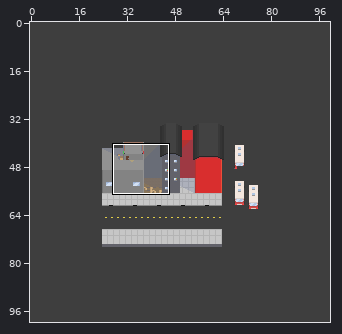
One commit to this Tiled map: Chef Engine/Chef Engine/RefferenceMap.tmx. Above, an overview of the earlier version with the close-up marked.
Close-up. First the earlier version:
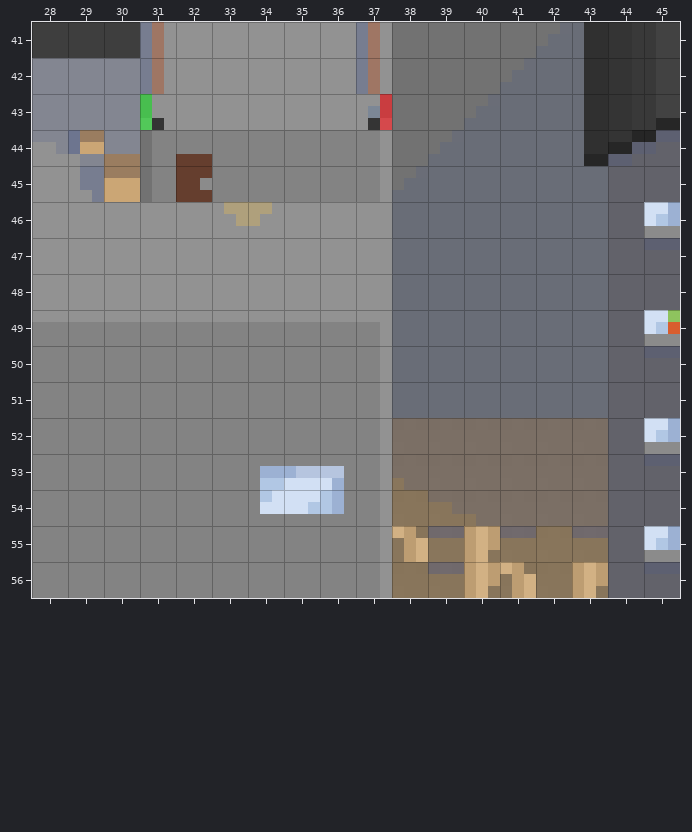
Cells are 3x3 px. Shown: x 28..45, y 41..56. The commit also changed other parts of the map, which this record leaves out.
Now the later version:
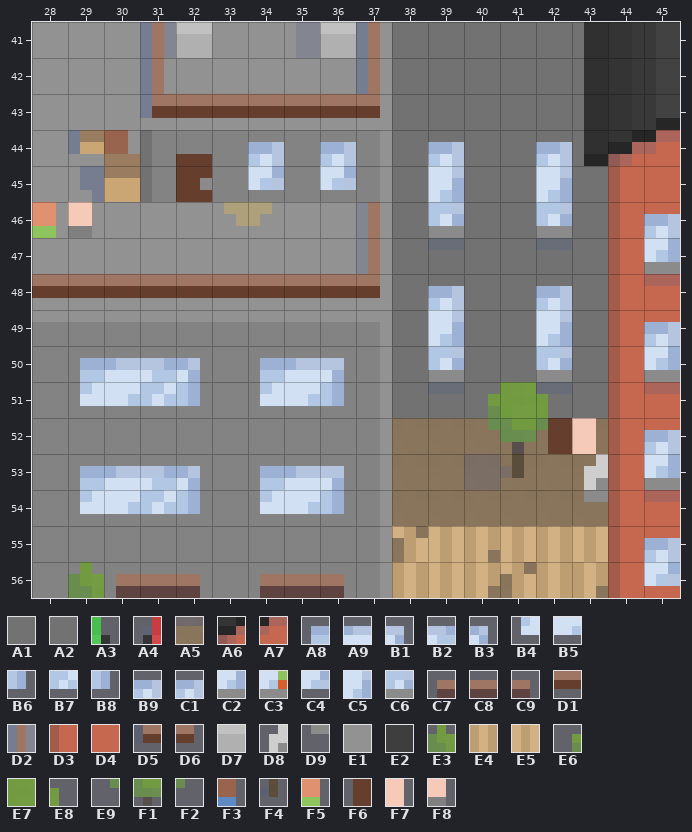
Key: from "ElectionDay_002": A1 28, A2 35, A3 184, A4 186, A5 200, A6 331, A7 332, A8 409, A9 410, B1 411, B2 415, B3 416, B4 475, B5 476, B6 477, B7 481, B8 482, B9 541, C1 543, C2 607, C3 608, C4 609, C5 612, C6 678, C7 830, C8 831, C9 832, D1 891, D2 956, D3 990, D4 991, D5 1022, D6 1024, D7 1060, D8 1165, D9 1231, E1 1326, E2 1327, E3 1400, E4 1456, E5 1457, E6 1600, E7 1601, E8 1602, E9 1666, F1 1667, F2 1668, F3 1711, F4 1733, F5 1841, F6 1965 flipped left-right, F7 1970, F8 1977.
__ is an empty cell, ## one hidden under a higher layer.
Objects are placed by their top-left corner, in cells (3,4 is the top-left corner of cell 3,4); size is 1x1 cell unless given.
Tiles replaced or removed in this view: A1, A2, A3, A4, A5, A6, A7, C2, C3, E2.
See-through tiles are keyed as they look on the map.
Change:
Changed rows in their new state; .. is an unchanged cell.
Layer "BG":
first column x 28:
41 E1 E1 E1 .. .. .. .. .. .. .. .. .. .. .. .. .. .. ..
44 .. .. .. .. .. .. .. .. .. .. .. .. .. .. .. .. D3 D4
45 .. .. .. .. .. .. .. .. .. .. .. .. .. .. .. .. D3 D4
46 .. .. .. .. .. .. .. .. .. .. .. .. .. .. .. .. D3 D4
47 .. .. .. .. .. .. .. .. .. .. .. .. .. .. .. .. D3 ..
48 .. .. .. .. .. .. .. .. .. .. .. .. .. .. .. .. D3 D4
49 .. .. .. .. .. .. .. .. .. .. .. .. .. .. .. .. D3 D4
50 .. .. .. .. .. .. .. .. .. .. .. .. .. .. .. .. D3 ..
51 .. .. .. .. .. .. .. .. .. .. .. .. .. .. .. .. D3 D4
52 .. .. .. .. .. .. .. .. .. .. .. .. .. .. .. .. D3 D4
53 .. .. .. .. .. .. .. .. .. .. .. .. .. .. .. .. D3 ..
54 .. .. .. .. .. .. .. .. .. .. .. .. .. .. .. .. D3 D4
55 .. .. .. .. .. .. .. .. .. .. .. .. .. .. .. .. D3 D4
56 .. .. .. .. .. .. .. .. .. .. .. .. .. .. .. .. D3 D4
Layer "Mid":
first column x 28:
41 .. .. .. .. D7 .. .. .. D7 .. .. .. .. .. .. .. .. ..
43 .. .. .. D5 D1 D1 D1 D1 D1 D6 .. .. .. .. .. .. .. ..
44 .. .. .. .. .. .. C1 .. C1 .. .. B9 .. .. B9 .. A6 A7
45 .. .. .. .. .. .. C4 .. C4 .. .. C5 .. .. C5 .. .. ..
46 .. .. .. .. .. .. .. .. .. D2 .. C6 .. .. C6 .. .. B9
47 .. .. .. .. .. .. .. .. .. D2 .. .. .. .. .. .. .. C2
48 D1 D1 D1 D1 D1 D1 D1 D1 D1 D6 .. B9 .. .. B9 .. .. ..
49 .. .. .. .. .. .. .. .. .. .. .. C5 .. .. C5 .. .. B9
50 .. A8 A9 B2 B3 .. A8 A9 B1 .. .. C6 .. .. C6 .. .. C2
51 .. B4 B5 B7 B8 .. B4 B5 B6 .. .. .. .. .. .. .. .. ..
52 .. .. .. .. .. .. .. .. .. .. .. .. .. .. .. .. .. B9
53 .. A8 A9 B2 B3 .. .. .. .. .. .. .. .. F4 .. D8 .. C2
54 .. B4 B5 B7 B8 .. .. .. .. .. .. .. .. .. .. D9 .. ..
55 .. .. .. .. .. .. .. .. .. .. .. ## .. ## .. ## .. C1
56 .. .. C7 C8 C9 .. C7 C8 C9 .. .. ## .. .. .. .. .. C4
Layer "Object Layer":
added: F3 at 30,44
added: F5 at 28,46
added: F8 at 29,46
added: F7 at 43,52
added: F6 at 42,52
Layer "Shadow":
first column x 30:
44 __ .. .. .. .. .. .. .. .. __ .. .. __ .. .. ..
45 .. .. .. .. .. .. .. .. .. __ .. .. __ .. .. ..
46 .. .. .. .. .. .. .. .. .. __ .. .. __ .. .. ..
47 .. .. .. .. .. .. .. .. .. .. .. .. .. .. .. __
48 .. .. .. .. .. .. .. .. .. __ .. .. __ .. .. A5
49 .. .. .. .. .. .. .. .. .. __ .. .. __ .. .. ..
50 .. .. .. .. .. .. .. .. .. __ .. .. __ .. .. __
51 .. .. .. .. .. .. .. .. .. .. __ __ A5 .. .. A5
52 .. .. .. .. .. .. .. .. .. .. __ __ __ __ .. ..
53 .. .. .. .. .. .. .. .. .. .. .. __ .. __ .. __
54 .. .. .. .. .. .. .. .. .. .. .. .. .. __ .. A5
56 .. .. .. .. .. .. .. .. .. .. .. .. .. .. .. __
Layer "Top":
first column x 29:
43 .. .. D5 D1 D1 D1 D1 D1 D6 .. .. .. .. .. .. .. ..
44 .. .. .. .. .. .. .. .. .. .. .. .. .. .. .. __ __
46 .. .. .. .. .. .. .. .. .. .. .. .. .. .. .. .. __
49 .. .. .. .. .. .. .. .. .. .. .. .. .. .. .. .. __
51 .. .. .. .. .. .. .. .. .. .. .. E6 E7 E8 .. .. ..
52 .. .. .. .. .. .. .. .. .. .. .. E9 F1 F2 .. .. __
55 .. .. .. .. .. .. .. .. .. .. E5 .. E5 E4 E5 .. __
56 E3 .. .. .. .. .. .. .. .. E4 E5 .. .. E4 .. .. ..
